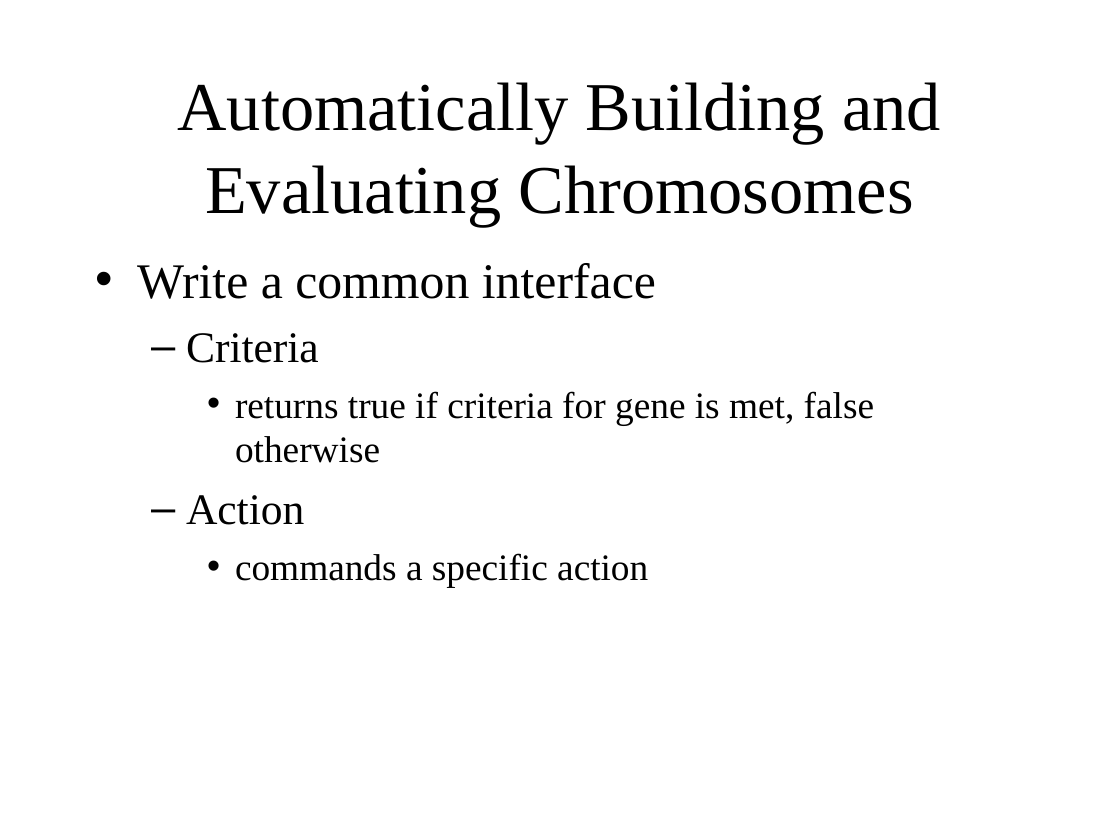
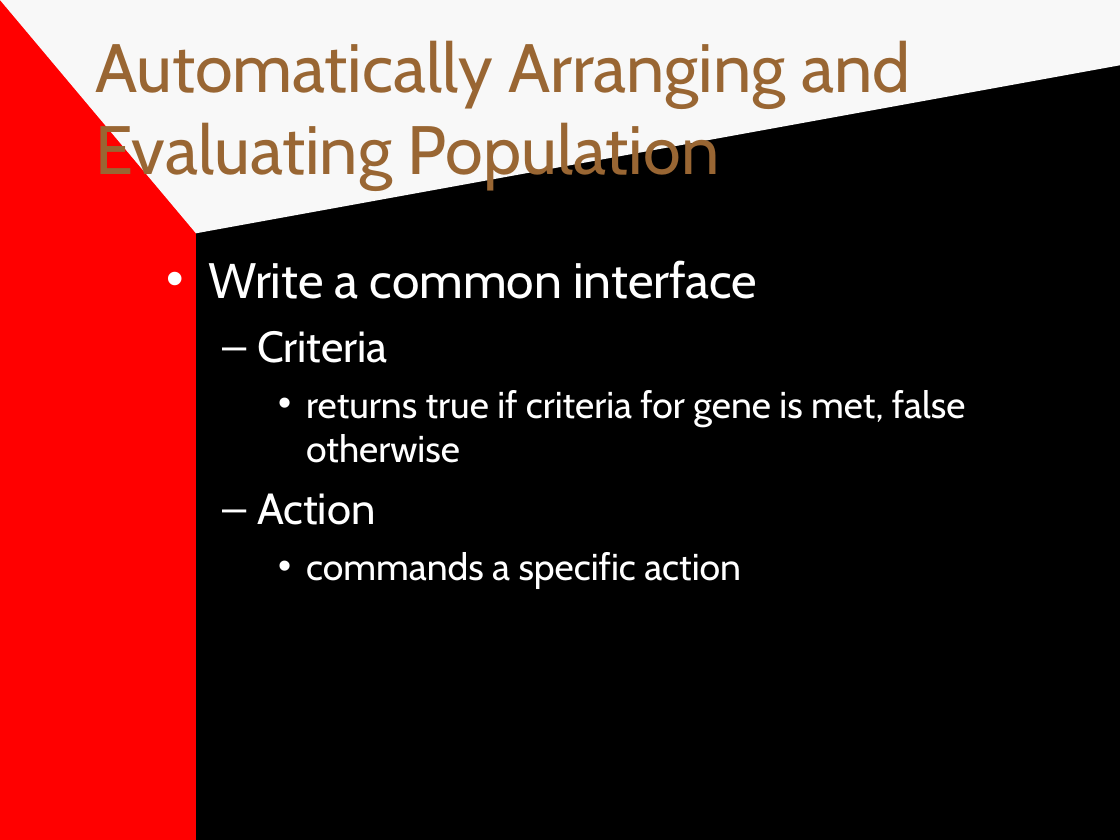
Before and after one commit to jkbishop8/GeneticAlgorithmsForAI, a slide deck: slide 23 of genetic_algorithms_and_rubywarrior_presentation.ppt (slide 15 before the commit). Drawn at 1120x840 pixels with LibreOffice and Linux fonts; fonts in the diff are those of the drawing. Boxes give left, top, right and bottom in pixels: in the first picture for what was removed or moved away, otherwise in the second. Text is boxed around its words. In the diff, an @@ line names an element or a change of style, - is before the commit and + after.

```diff
--- a/genetic_algorithms_and_rubywarrior_presentation.ppt
+++ b/genetic_algorithms_and_rubywarrior_presentation.ppt
@@ background #FFFFFF to #808080 @@
@@ rectangle added at box(0, 0, 196, 840), fill #FF0000 @@
@@ freeform shape added at box(0, 0, 1120, 233), fill #F8F8F8 @@
@@ title "Automatically Arranging and Evaluating Population" at box(95, 40, 910, 190): vertical alignment middle to top @@
@@ rectangle added at box(196, 0, 1120, 840), fill #000000 @@
@@ title at box(95, 40, 910, 190): text changed; font Times New Roman to Cabin; text colour #000000 to #996633 @@
-Automatically Building and Evaluating Chromosomes
+Automatically Arranging and Evaluating Population
@@ text "Write a common interface": place and size @@
-text "Write a common interface" at box(137, 263, 874, 587)
+text "Write a common interface" at box(208, 260, 965, 588)
@@ text "Write a common interface" at box(208, 260, 965, 588): font Times New Roman to Cabin, text colour #000000 to #FFFFFF; bullet colour #000000 to #FFFFFF @@
```
Also in this commit, not shown: 22 other slides changed, 27 slides added, 1 slide removed.
